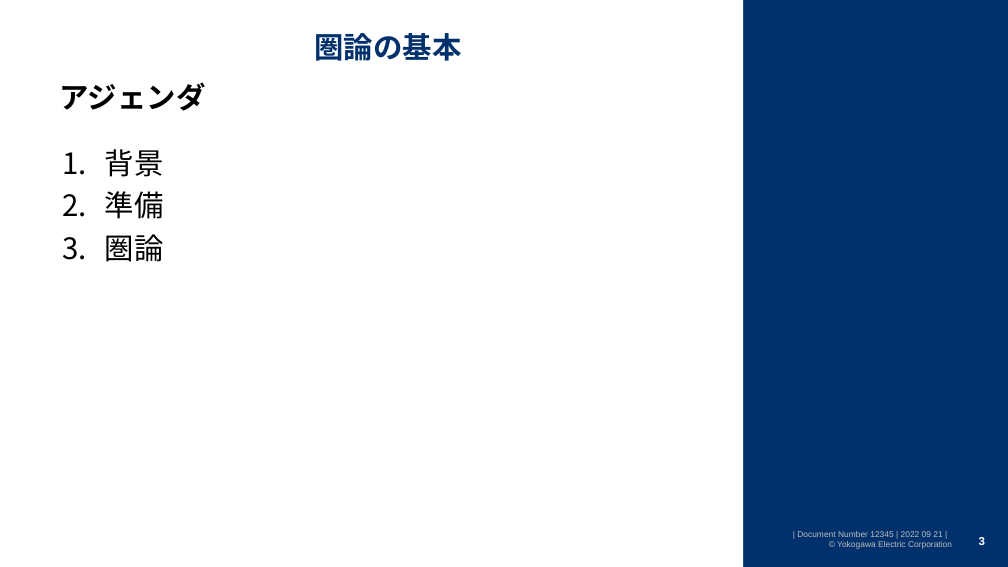
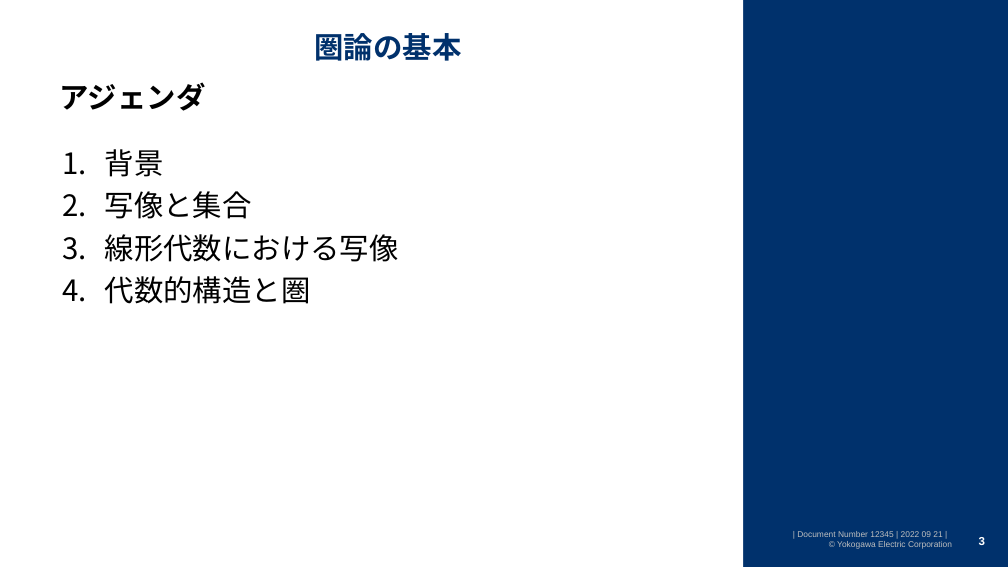
Before and after one commit to watarukumagai-git/opt, a slide deck: slide 3 of MMW/20230126_MMW_kumagai_rev.0.pptx. Drawn at 1008x567 pixels with LibreOffice and Linux fonts; fonts in the diff are those of the drawing; background and template pictures are left out. Boxes give left, top, right and bottom in pixels: in the first picture for what was removed or moved away, otherwise in the second. Text is boxed around its words. In the diff, an @@ line names an element or a change of style, - is before the commit and + after.

```diff
--- a/MMW/20230126_MMW_kumagai_rev.0.pptx
+++ b/MMW/20230126_MMW_kumagai_rev.0.pptx
@@ text at <box>105,191,399,304</box>: text changed @@
-2. 準備
-3. 圏論
+2. 写像と集合
+3. 線形代数における写像
+4. 代数的構造と圏
```
Also in this commit, not shown: 10 other slides changed, 6 slides added, 13 slides removed.
